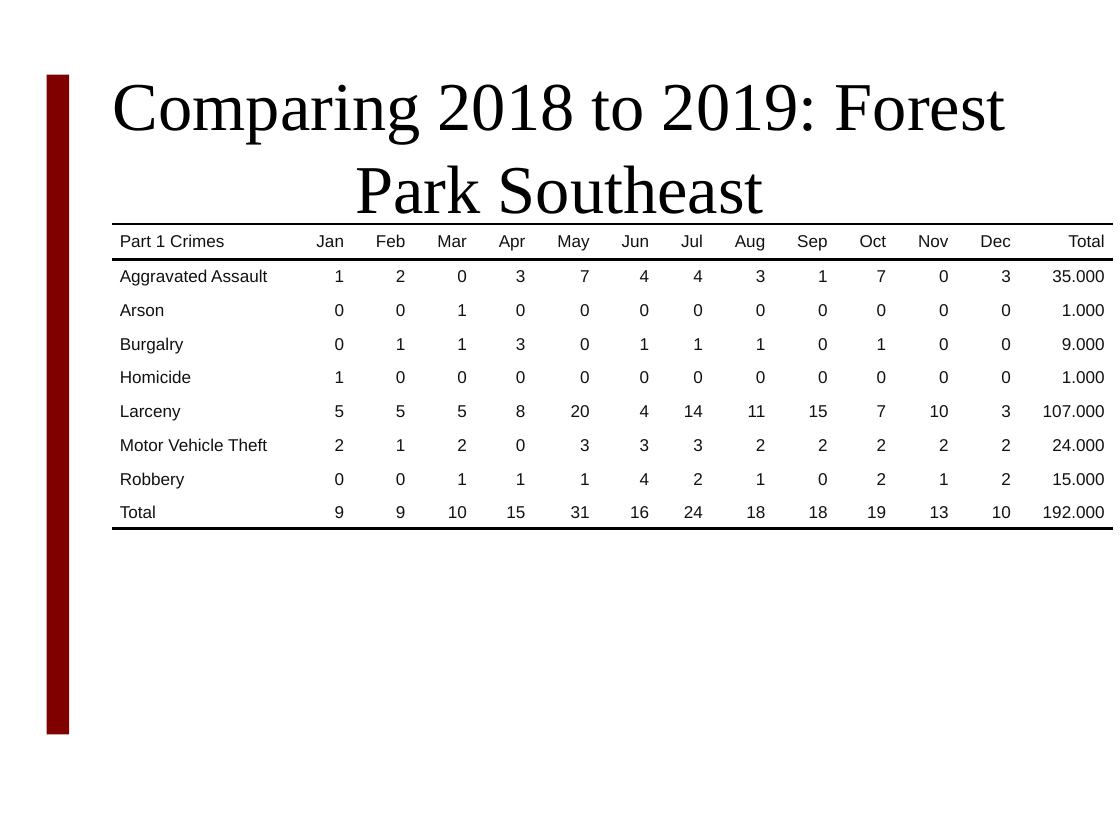
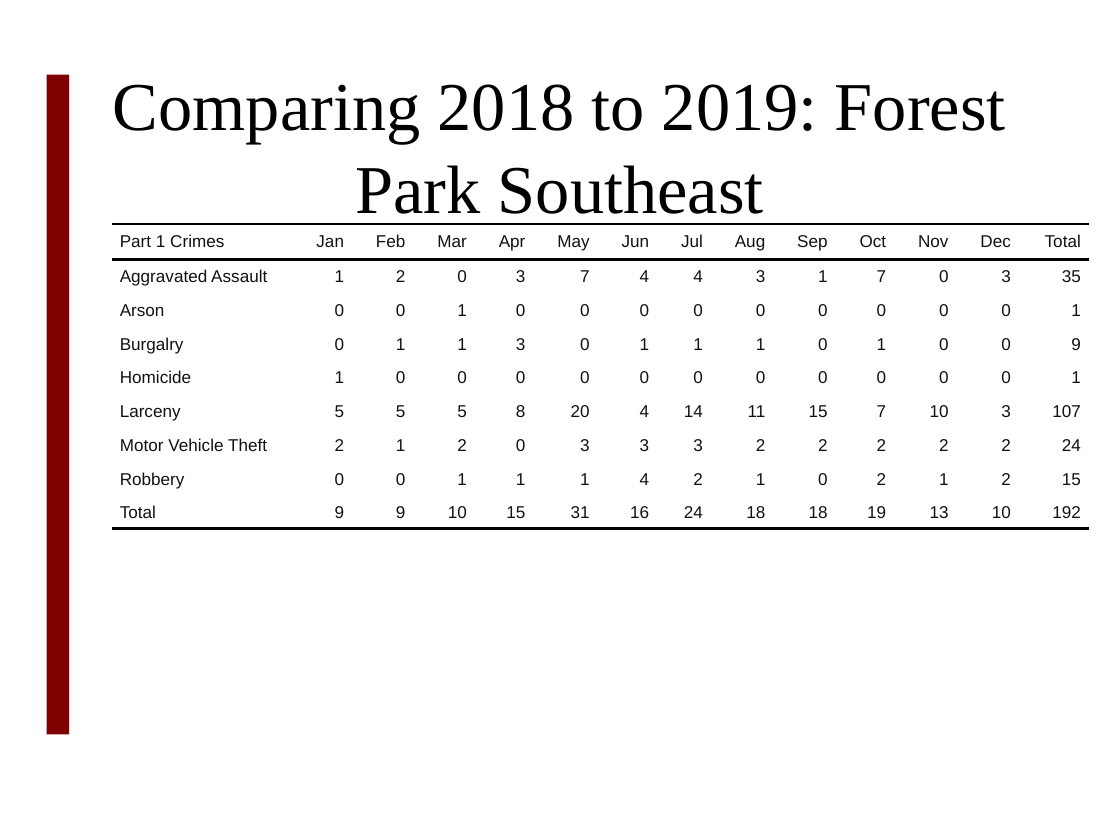
Before and after one commit to wumcrc/r-crime-mapping, a slide deck: slide 3 of src/notebooks/test-knit.pptx. Drawn at 1120x840 pixels with LibreOffice and Linux fonts; fonts in the diff are those of the drawing; background and template pictures are left out. Boxes give left, top, right and bottom in pixels: in the first picture for what was removed or moved away, otherwise in the second. Text is boxed around its words. In the diff, an @@ line names an element or a change of style, - is before the commit and + after.

```diff
--- a/src/notebooks/test-knit.pptx
+++ b/src/notebooks/test-knit.pptx
@@ table at [112, 224, 1089, 840] @@
-row 2, column 14: 35.000
+row 2, column 14: 35
-row 3, column 14: 1.000
+row 3, column 14: 1
-row 4, column 14: 9.000
+row 4, column 14: 9
-row 5, column 14: 1.000
+row 5, column 14: 1
-row 6, column 14: 107.000
+row 6, column 14: 107
-row 7, column 14: 24.000
+row 7, column 14: 24
-row 8, column 14: 15.000
+row 8, column 14: 15
-row 9, column 14: 192.000
+row 9, column 14: 192
@@ table: place and size @@
-table at [112, 224, 1113, 840]
+table at [112, 224, 1089, 840]
```
Also in this commit, not shown: 1 slide added, 2 other files.
